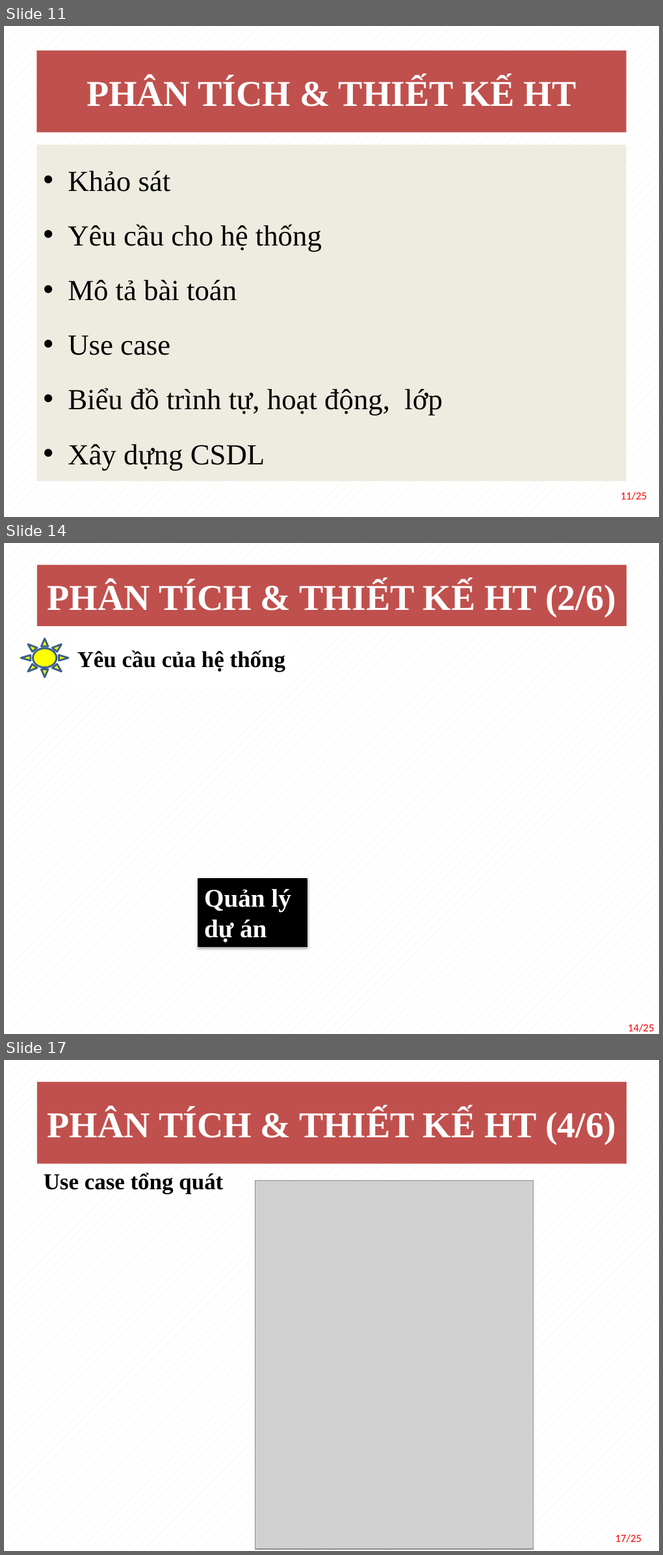
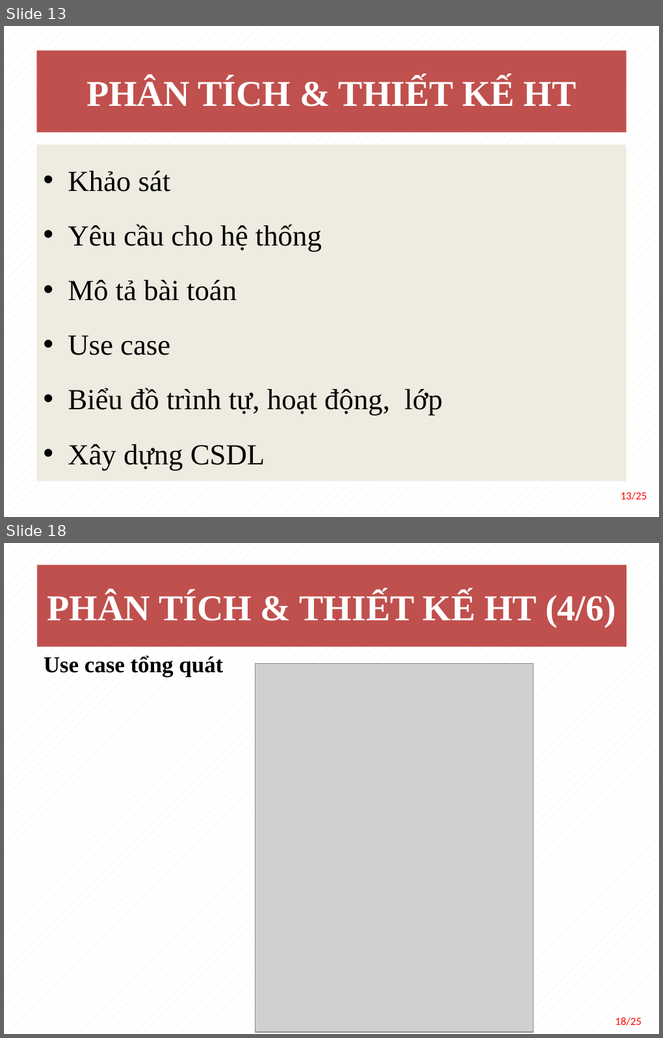
Before and after one commit to vukal2k/MyDoAn, a slide deck: document/TranLuongNgocTram_BaoCaoDoAn.pptx. Shown one above the other, each under a label of ours: slides 11, 14 and 17 before the commit, slides 13 and 18 after it; the slides between them are not shown. The pictures are 663x1555 and 663x1038 pixels, drawn with LibreOffice and Linux fonts; fonts in the diff are those of the drawing; grey boxes stand for pictures. Boxes give left, top, right and bottom in pixels: in the first picture for what was removed or moved away, otherwise in the second. Text is boxed around its words. In the diff, an @@ line names an element or a change of style, - is before the commit and + after.

```diff
--- a/document/TranLuongNgocTram_BaoCaoDoAn.pptx
+++ b/document/TranLuongNgocTram_BaoCaoDoAn.pptx
@@ slide 14 removed at [4,543,659,1034], background pattern #EEECE1 on #FFFFFF @@
@@ rectangle removed at [36,564,627,626] @@
-PHÂN TÍCH & THIẾT KẾ HT (2/6)
@@ sun removed at [21,639,68,678] @@
@@ text removed at [77,650,286,672] @@
-Yêu cầu của hệ thống
@@ rectangle removed at [198,878,308,947] @@
-Quản lý dự án
@@ page number removed at [628,1024,654,1032] @@
-14/25
@@ what was slide 11 is now slide 13 @@
@@ page number at [621,492,647,500]: text changed @@
-11/25
+13/25
@@ what was slide 17 is now slide 18 @@
@@ page number at [616,1017,642,1026]: text changed @@
-17/25
+18/25
```
Also in this commit, not shown: 14 slides changed, 4 slides added, 3 other slides removed, 5 other files.
